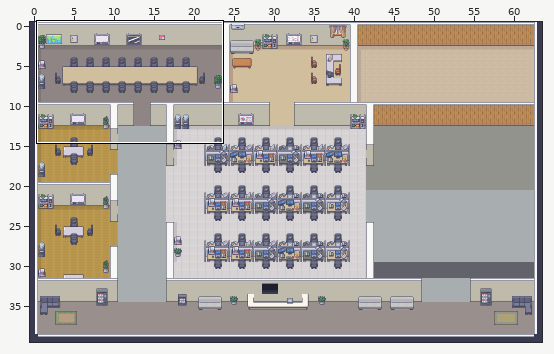
Two states of a Tiled map (JSON), client/public/assets/map/map2.tmj. The picture above shows the old version from afar; the outline marks the close-up.
Close-up. Before the commit:
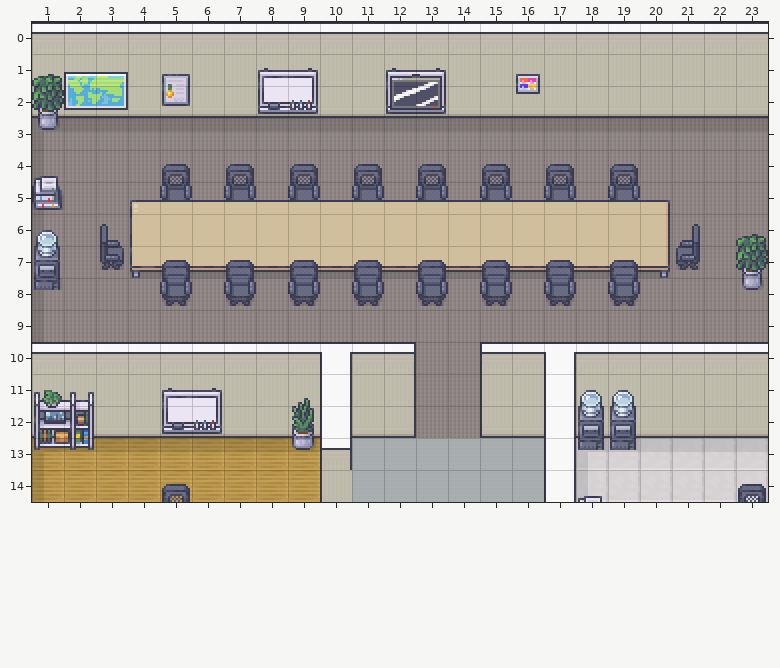
Cells are 32x32 px. Shown: x 1..23, y 0..14. The commit also changed other parts of the map, which this record leaves out.
The result:
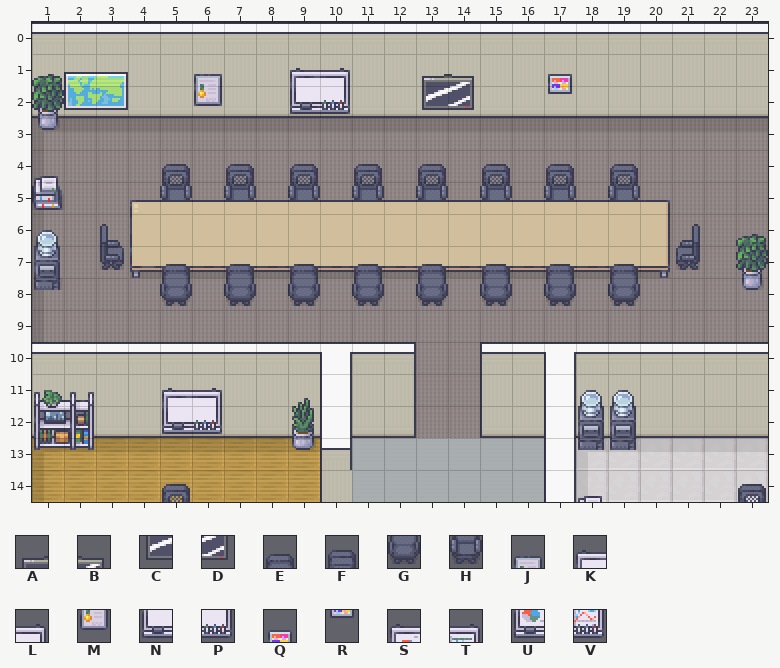
Key: from "Interiors_free_32x32": A 224, B 225, C 240, D 241; from "Modern_Office_Black_Shadow": E 129, F 130, G 145, H 146, J 167, K 169, L 170, M 183, N 185, P 186, Q 194, R 210, S 233, T 234, U 249, V 250.
_ is an empty cell, . an unchanged one.
What changed:
--- layer "PropsDown1"
@@ x 6..17 @@
- 1 _..__.ST_.._
- 2 _..__.UV_.._
+ 1 J..KL._AB..Q
+ 2 M..NP._CD..R
--- layer "PropsDown2"
@@ x 5..16 @@
- 1 J..KL..AB..Q
- 2 M..NP..CD..R
+ 1 _..__..__.._
+ 2 _..__..__.._
--- layer "PropsUp1"
@@ x 5..19 @@
- 7 F.F.F.F.F.F.F.F
- 8 H.H.H.H.H.H.H.H
+ 7 E.E.E.E.E.E.E.E
+ 8 G.G.G.G.G.G.G.G
